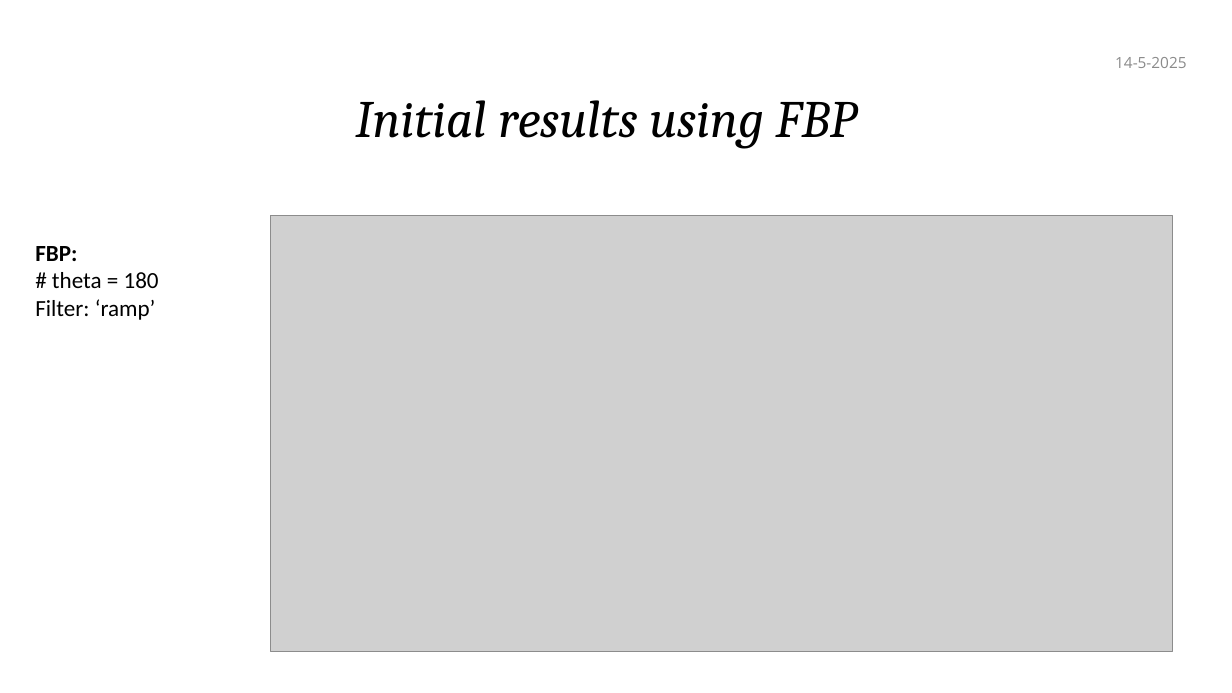
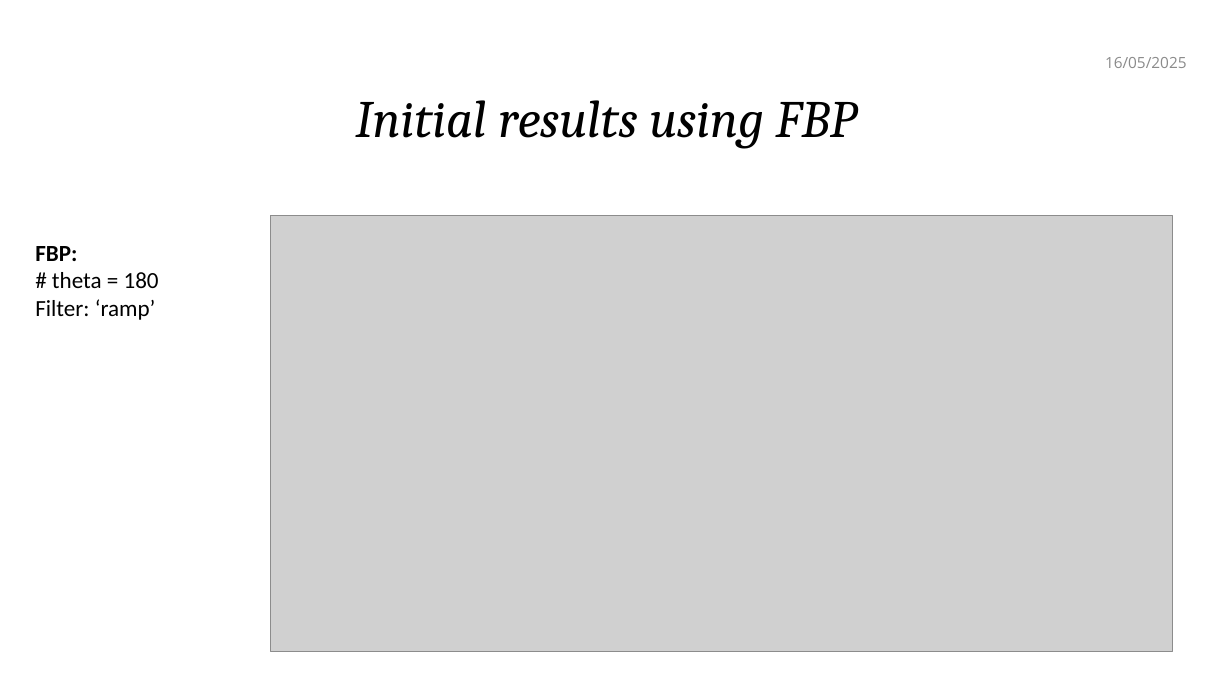
Before and after one commit to GijsBartholomeus/Inverse_probelms_course, a slide deck: slide 4 of powerpoint/Inverse problems project.pptx. Drawn at 1232x693 pixels with LibreOffice and Linux fonts; fonts in the diff are those of the drawing; grey boxes stand for pictures; background and template pictures are left out. Boxes give left, top, right and bottom in pixels: in the first picture for what was removed or moved away, otherwise in the second. Text is boxed around its words. In the diff, an @@ line names an element or a change of style, - is before the commit and + after.

```diff
--- a/powerpoint/Inverse problems project.pptx
+++ b/powerpoint/Inverse problems project.pptx
@@ text at (1105, 57, 1187, 68): text changed @@
-14-5-2025
+16/05/2025
```
Also in this commit, not shown: 7 other slides changed, 1 slide removed, 20 other files.
